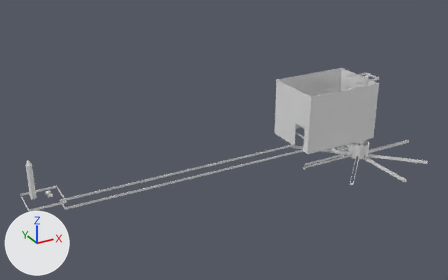
Two versions of the Blender file assetcreation/level_col.blend, one commit apart.
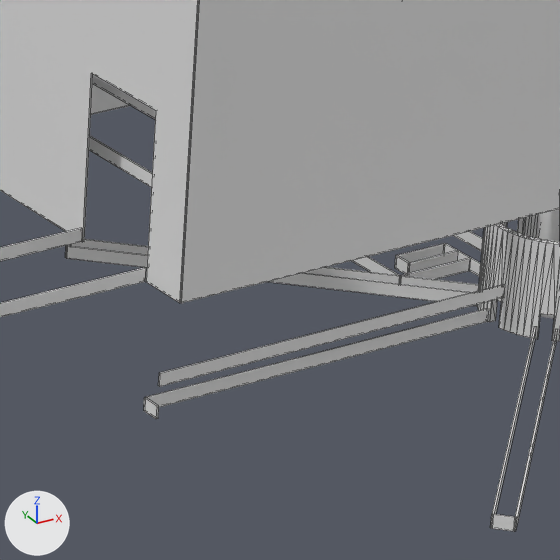
Old and new are each drawn whole from a 50 mm camera at (-407.3, -475.6, 259.8) aimed at (-152.5, -12.3, 28.2) and again close up on the part from 63% to 80% of the width and 40% to 68% of the height. Every picture has the same lights, and +X, +Y and +Z are marked at lower left. The close-ups show mesh edges as thin lines.
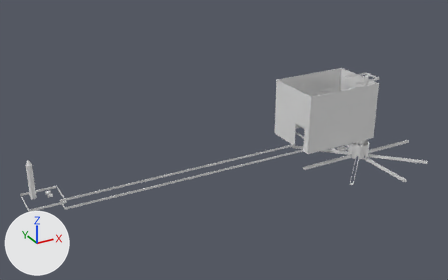
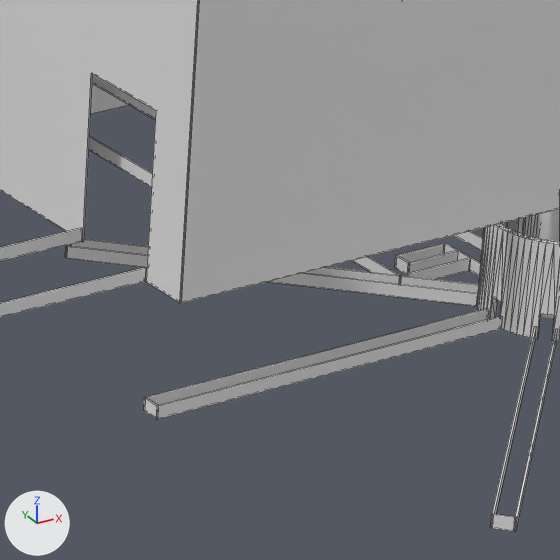
Pixel boxes (x1, y1, x2, y2) of what changed, in the close-ups (560 x 560 px):
```json
{"object": "Cube.019", "change": "moved", "before": [158, 284, 505, 387], "after": [157, 316, 503, 419]}
```

Edits to the scene script, one JSON object a line:
```json
{"op": "set", "path": "ob_cube_019.location", "old": "(-33.2, -19.7, -15.0)", "new": "(-33.2, -19.7, -20.0)"}
```
